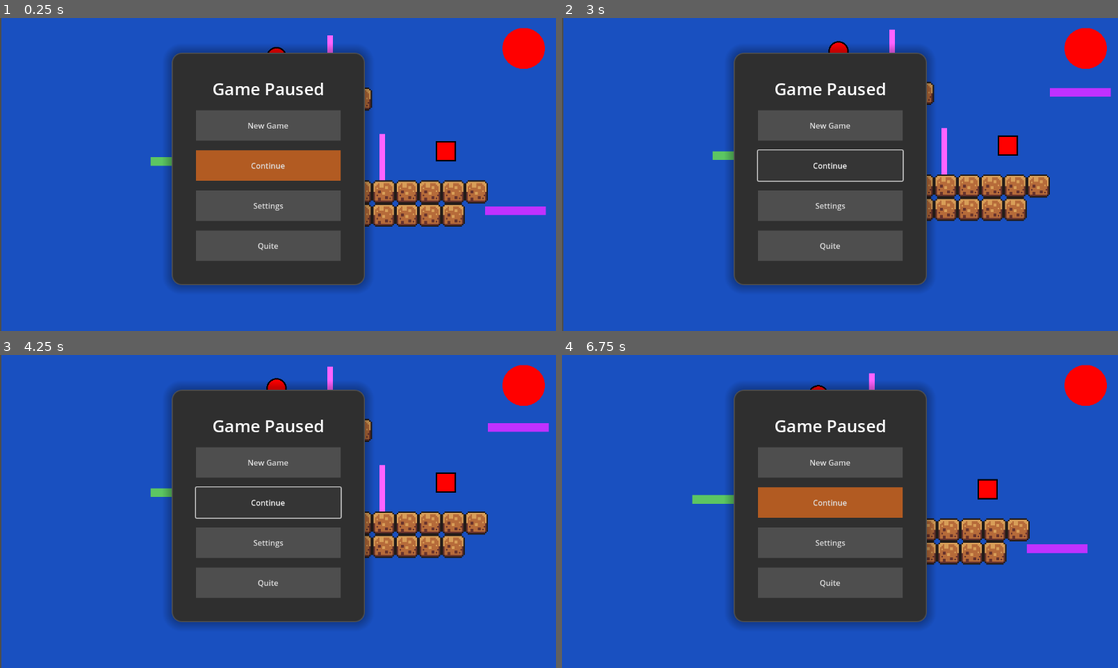
Above: before the commit, frames 1-4 (two rows, left to right).
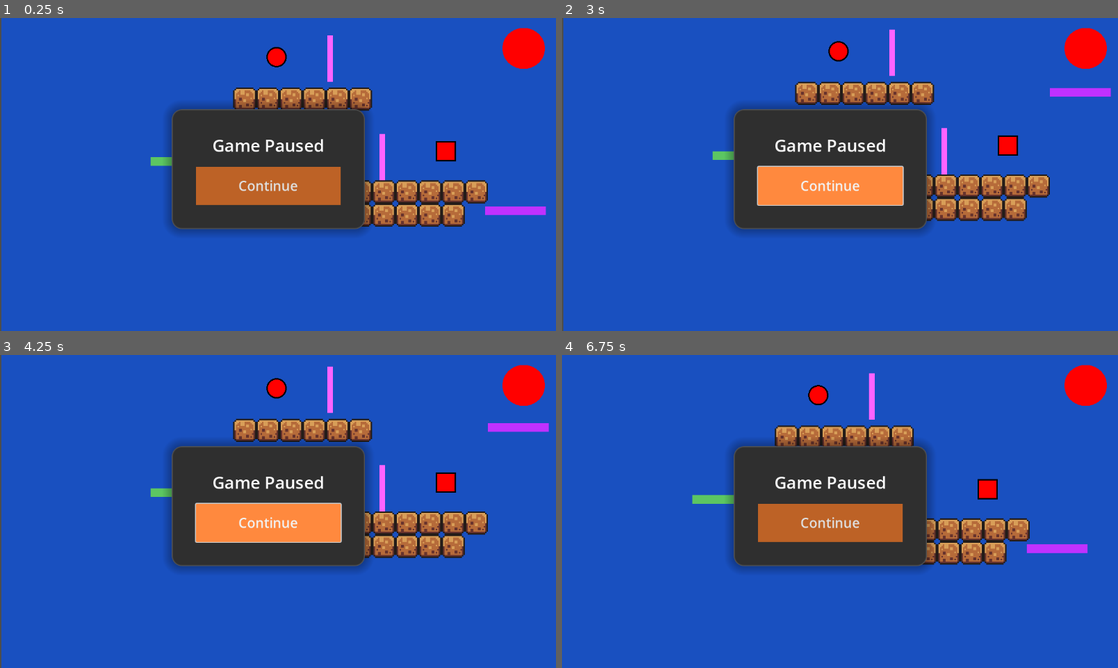
Above: after the commit, the same moments.

Repository: Highlighter56/ReplayMod
Game: Godot game, scene res://scenes/levels/level_base_plate.tscn
The game is run twice, just before and just after one commit, with the same random seed, the same clock (stepped at 60 frames per second) and the same inputs.
Inputs (mouse positions are in pixels of both pictures, inside the frame that each line leads up to):
- Up to frame 1 (0.25 s): no input
- Up to frame 2 (3 s): click (828, 205) at 0.5 s, where only the run before the commit has a clickable "Settings"; click (828, 124) at 1.25 s, where only the run before the commit has a clickable "New Game"; click (828, 124) at 2 s, where only the run before the commit has a clickable "New Game"; click "Continue" at 2.75 s
- Up to frame 3 (4.25 s): click "Continue" at 3.5 s
- Up to frame 4 (6.75 s): tap Enter at 4.25 s; hold D (move_right) 4.28-5.78 s; tap E (interact) at 4.35, 6.6 s; tap Space (jump) at 4.52, 5.27 s; tap P (play) at 5.1 s; hold A (move_left) 5.78-6.53 s; tap O (record) at 5.85 s; tap R (reset) at 6.5 s; hold D (move_right) from 6.53 s (still down)

The runs differ from the first frame. In frame 1, 22% of the frame differs, in the area x 30-67%, y 9-87%; in frame 2, 22%; in frame 3, 22%; in frame 4, 22%.

Commit message:
Resturctured the Pause menu to fit the purpose of the demo

Diff:
--- a/scenes/levels/level_base_plate.tscn
+++ b/scenes/levels/level_base_plate.tscn
@@ -444,29 +444,32 @@
 layout_mode = 2
 theme = ExtResource("12_ibns0")
 
-[node name="Label" type="Label" parent="PauseMenu/CenterContainer/PanelContainer/VBoxContainer"]
+[node name="Menu_Title" type="Label" parent="PauseMenu/CenterContainer/PanelContainer/VBoxContainer"]
 layout_mode = 2
 theme = ExtResource("12_ibns0")
 text = "Game Paused"
 horizontal_alignment = 1
 vertical_alignment = 1
 
-[node name="Button" type="Button" parent="PauseMenu/CenterContainer/PanelContainer/VBoxContainer"]
+[node name="New Game" type="Button" parent="PauseMenu/CenterContainer/PanelContainer/VBoxContainer"]
+visible = false
 layout_mode = 2
 theme = ExtResource("12_ibns0")
 text = "New Game"
 
-[node name="Button2" type="Button" parent="PauseMenu/CenterContainer/PanelContainer/VBoxContainer"]
+[node name="Continue" type="Button" parent="PauseMenu/CenterContainer/PanelContainer/VBoxContainer"]
 layout_mode = 2
 theme = ExtResource("12_ibns0")
 theme_type_variation = &"NewGameButton"
 text = "Continue"
 
-[node name="Button3" type="Button" parent="PauseMenu/CenterContainer/PanelContainer/VBoxContainer"]
+[node name="Settings" type="Button" parent="PauseMenu/CenterContainer/PanelContainer/VBoxContainer"]
+visible = false
 layout_mode = 2
 text = "Settings"
 
-[node name="Button4" type="Button" parent="PauseMenu/CenterContainer/PanelContainer/VBoxContainer"]
+[node name="Quite" type="Button" parent="PauseMenu/CenterContainer/PanelContainer/VBoxContainer"]
+visible = false
 layout_mode = 2
 text = "Quite"
 
--- a/themes/button_secondary.tres
+++ b/themes/button_secondary.tres
@@ -5,4 +5,4 @@
 content_margin_top = 20.0
 content_margin_right = 20.0
 content_margin_bottom = 20.0
-bg_color = Color(0.697261, 0.359254, 0.134539, 1)
+bg_color = Color(0.740747, 0.385531, 0.151112, 1)
--- a/themes/theme_primary.tres
+++ b/themes/theme_primary.tres
@@ -6,11 +6,20 @@
 
 [sub_resource type="StyleBoxEmpty" id="StyleBoxEmpty_e6m4y"]
 
+[sub_resource type="StyleBoxFlat" id="StyleBoxFlat_u8vwu"]
+bg_color = Color(1, 0.536197, 0.242089, 1)
+
+[sub_resource type="StyleBoxFlat" id="StyleBoxFlat_6ggql"]
+bg_color = Color(0.668432, 0.331987, 0, 1)
+
 [resource]
+Button/font_sizes/font_size = 28
 Button/styles/normal = ExtResource("1_ork2i")
 Label/font_sizes/font_size = 35
 Label/styles/normal = SubResource("StyleBoxEmpty_e6m4y")
 NewGameButton/base_type = &"Button"
+NewGameButton/styles/hover = SubResource("StyleBoxFlat_u8vwu")
 NewGameButton/styles/normal = ExtResource("2_ga42a")
+NewGameButton/styles/pressed = SubResource("StyleBoxFlat_6ggql")
 PanelContainer/styles/panel = ExtResource("2_4ddkv")
 VBoxContainer/constants/separation = 20
Not shown: 1 places in themes/theme_primary.tres that only renumber resources
